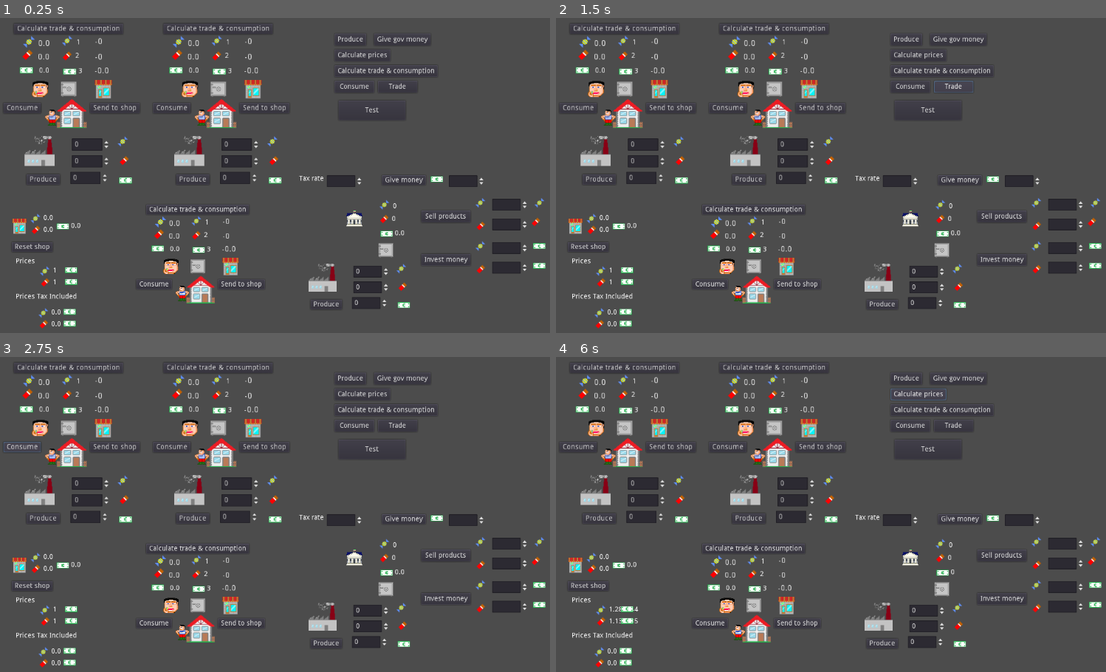
Above: before the commit, frames 1-4 (two rows, left to right).
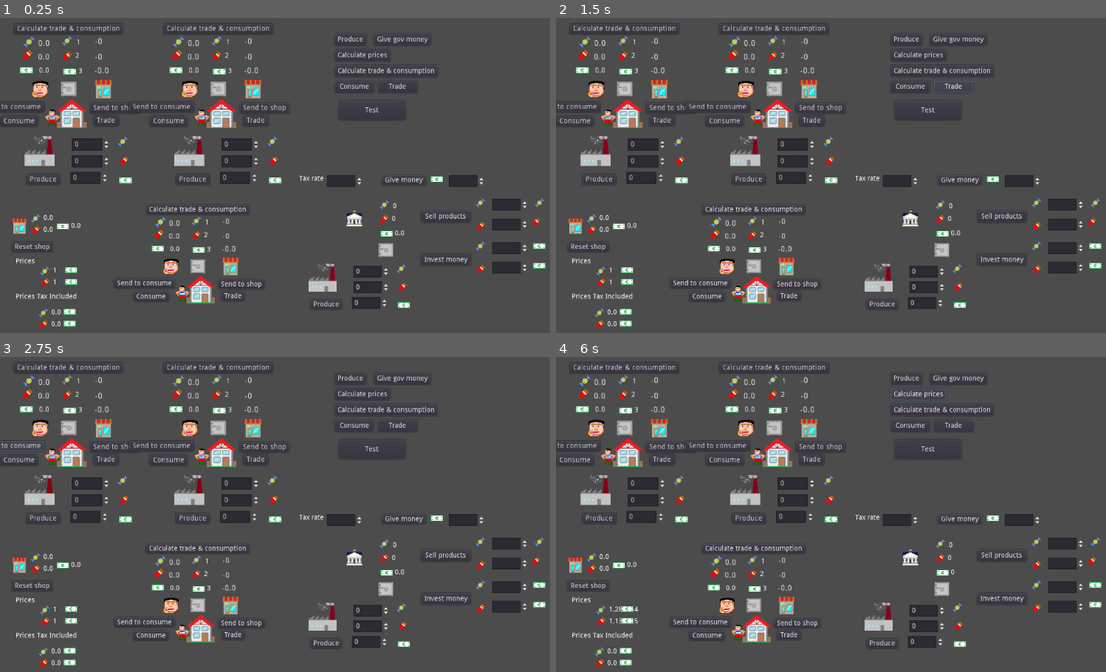
Above: after the commit, the same moments.

Repository: carlostgit/Fiat2
Game: Godot game, scene res://Fiat.tscn
The game is run twice, just before and just after one commit, with the same random seed, the same clock (stepped at 60 frames per second) and the same inputs.
Inputs (mouse positions are in pixels of both pictures, inside the frame that each line leads up to):
- Up to frame 1 (0.25 s): no input
- Up to frame 2 (1.5 s): click "Consume" at 0.5 s; click "Trade" at 1.25 s
- Up to frame 3 (2.75 s): click (11, 445) at 2 s, where only the run after the commit has a clickable "Send to consume"
- Up to frame 4 (6 s): click "Give money" at 2.75 s; click "Test" at 3.5 s; click "Produce" at 4.25 s; click "Give gov money" at 5 s; click "Calculate prices" at 5.75 s

The runs differ from the first frame. In frame 1, 0.5% of the frame differs, in the area x 0-49%, y 26-90%; in frame 2, 0.5%; in frame 3, 0.6%; in frame 4, 0.5%.

Commit message:
Sigo avanzando en el ejemplo

Diff:
--- a/Consumer.gd
+++ b/Consumer.gd
@@ -24,6 +24,15 @@
 #func _process(delta):
 #	pass
 
+func reset():
+	_to_be_consumed_dict["bill"]=0.0
+	_to_be_consumed_dict["candy"]=0.0
+	_to_be_consumed_dict["chocolate"]=0.0
+	_current_consumption_dict["bill"]=0.0
+	_current_consumption_dict["candy"]=0.0
+	_current_consumption_dict["chocolate"]=0.0
+
+
 func update_labels():
 	if _to_be_consumed_dict.has("bill"):
 		var amount:float = _to_be_consumed_dict["bill"]
@@ -44,6 +53,10 @@
 
 
 func _on_ConsumeButton_pressed():
+	reset()
+	update_labels()
+
+func _on_SendToConsumeButton_pressed():
 #	#De momento, se consume todo lo que se había calculado
 	#Pero tal vez habría que comprobar que hay suficientes productos
 	_current_consumption_dict = _to_be_consumed_dict
--- a/Fiat.tscn
+++ b/Fiat.tscn
@@ -394,27 +394,30 @@
 __meta__ = {
 "_edit_use_anchors_": false
 }
-[connection signal="consumption_of_person_updated_signal" from="." to="Producer2" method="_on_Fiat_consumption_of_person_updated_signal"]
 [connection signal="consumption_of_person_updated_signal" from="." to="Producer1" method="_on_Fiat_consumption_of_person_updated_signal"]
 [connection signal="consumption_of_person_updated_signal" from="." to="CivilServant" method="_on_Fiat_consumption_of_person_updated_signal"]
-[connection signal="initialize_owned_products_signal" from="." to="Producer2" method="_on_Fiat_initialize_owned_products_signal"]
+[connection signal="consumption_of_person_updated_signal" from="." to="Producer2" method="_on_Fiat_consumption_of_person_updated_signal"]
 [connection signal="initialize_owned_products_signal" from="." to="Producer1" method="_on_Fiat_initialize_owned_products_signal"]
 [connection signal="initialize_owned_products_signal" from="." to="CivilServant" method="_on_Fiat_initialize_owned_products_signal"]
-[connection signal="trade_of_person_updated_signal" from="." to="Producer2" method="_on_Fiat_trade_of_person_updated_signal"]
+[connection signal="initialize_owned_products_signal" from="." to="Producer2" method="_on_Fiat_initialize_owned_products_signal"]
 [connection signal="trade_of_person_updated_signal" from="." to="Producer1" method="_on_Fiat_trade_of_person_updated_signal"]
 [connection signal="trade_of_person_updated_signal" from="." to="CivilServant" method="_on_Fiat_trade_of_person_updated_signal"]
+[connection signal="trade_of_person_updated_signal" from="." to="Producer2" method="_on_Fiat_trade_of_person_updated_signal"]
 [connection signal="pressed" from="CalculatePrices" to="." method="_on_CalculatePrices_pressed"]
 [connection signal="person_owned_updated_signal" from="Producer1" to="." method="_on_Producer1_person_owned_updated_signal"]
 [connection signal="send_to_shop_from_traderperson" from="Producer1" to="Shop" method="_on_Producer1_send_to_shop_from_traderperson"]
 [connection signal="signal_trade_and_consumption_calc" from="Producer1" to="." method="_on_Producer1_signal_trade_and_consumption_calc"]
+[connection signal="trade_signal" from="Producer1" to="Shop" method="_on_Producer1_trade_signal"]
 [connection signal="person_owned_updated_signal" from="Producer2" to="." method="_on_Producer2_person_owned_updated_signal"]
 [connection signal="send_to_shop_from_traderperson" from="Producer2" to="Shop" method="_on_Producer2_send_to_shop_from_traderperson"]
 [connection signal="signal_trade_and_consumption_calc" from="Producer2" to="." method="_on_Producer2_signal_trade_and_consumption_calc"]
+[connection signal="trade_signal" from="Producer2" to="Shop" method="_on_Producer2_trade_signal"]
 [connection signal="person_owned_updated_signal" from="CivilServant" to="." method="_on_CivilServant_person_owned_updated_signal"]
 [connection signal="send_to_shop_from_traderperson" from="CivilServant" to="Shop" method="_on_CivilServant_send_to_shop_from_traderperson"]
 [connection signal="person_owned_updated_signal" from="CivilServant/TraderPerson" to="CivilServant" method="_on_TraderPerson_person_owned_updated_signal"]
 [connection signal="send_to_shop_from_traderperson" from="CivilServant/TraderPerson" to="CivilServant" method="_on_TraderPerson_send_to_shop_from_traderperson"]
 [connection signal="signal_trade_and_consumption_calc" from="CivilServant/TraderPerson" to="." method="_on_TraderPerson_signal_trade_and_consumption_calc"]
+[connection signal="trade_signal" from="CivilServant/TraderPerson" to="Shop" method="_on_TraderPerson_trade_signal"]
 [connection signal="pressed" from="Shop/ResetShopButton" to="Shop" method="_on_ResetShopButton_pressed"]
 [connection signal="signal_tax_rate_changed" from="Globals" to="CivilServant" method="_on_Globals_signal_tax_rate_changed"]
 [connection signal="send_money_to_civil_servant" from="Government" to="CivilServant" method="_on_Government_send_money_to_civil_servant"]
--- a/Owner.gd
+++ b/Owner.gd
@@ -108,3 +108,10 @@
 func _on_Consumer_send_products_to_consume_signal(to_be_consumed_dict):
 	_for_consumption_amounts = to_be_consumed_dict
 	update_labels()
+
+
+
+func _on_ConsumeButton_pressed():
+	_owned_amounts = Utils.calculate_combination_difference(_owned_amounts,_for_consumption_amounts)
+	_for_consumption_amounts.clear()
+	update_labels() #No hace falta
--- a/Producer.gd
+++ b/Producer.gd
@@ -10,6 +10,7 @@
 signal signal_trade_and_consumption_calc(node)
 signal person_owned_updated_signal(node_person, product_amount_dict)
 signal send_to_shop_from_traderperson(amountdict, traderperson)
+signal trade_signal(traderperson)
 
 # Called when the node enters the scene tree for the first time.
 func _ready():
@@ -61,3 +62,8 @@
 func _on_TraderPerson_send_to_shop_from_traderperson(amountdict, traderperson):
 	emit_signal("send_to_shop_from_traderperson",amountdict, traderperson)
 	pass # Replace with function body.
+
+
+func _on_TraderPerson_trade_signal(traderperson):
+	emit_signal("trade_signal",traderperson)
+	pass # Replace with function body.
--- a/Producer.tscn
+++ b/Producer.tscn
@@ -17,4 +17,5 @@
 [connection signal="person_owned_updated_signal" from="TraderPerson" to="." method="_on_TraderPerson_person_owned_updated_signal"]
 [connection signal="send_to_shop_from_traderperson" from="TraderPerson" to="." method="_on_TraderPerson_send_to_shop_from_traderperson"]
 [connection signal="signal_trade_and_consumption_calc" from="TraderPerson" to="." method="_on_TraderPerson_signal_trade_and_consumption_calc"]
+[connection signal="trade_signal" from="TraderPerson" to="." method="_on_TraderPerson_trade_signal"]
 [connection signal="produced_signal" from="Factory" to="." method="_on_Factory_produced_signal"]
--- a/Shop.gd
+++ b/Shop.gd
@@ -73,6 +73,13 @@
 	$Candies/CandiesInMarketLabel.set_text(str(sum_of_candy))
 	$Chocolate/ChocolatesInMarketLabel.set_text(str(sum_of_chocolate))
 
+func trade(traderperson:Node):
+	if (_traderperson_amounts.has(traderperson)):
+		_traderperson_amounts[traderperson]["bill"]=0.0
+		_traderperson_amounts[traderperson]["candy"]=0.0
+		_traderperson_amounts[traderperson]["chocolate"]=0.0
+	update_labels()
+
 func _on_Producer1_send_to_shop_from_traderperson(amountdict, traderperson):
 #	add_products(amountdict)
 	_traderperson_amounts[traderperson] = amountdict
@@ -87,3 +94,13 @@
 #	add_products(amountdict)
 	_traderperson_amounts[traderperson] = amountdict
 	update_labels()
+
+
+func _on_Producer1_trade_signal(traderperson):
+	trade(traderperson)
+
+func _on_Producer2_trade_signal(traderperson):
+	trade(traderperson)
+
+func _on_TraderPerson_trade_signal(traderperson):
+	trade(traderperson)
--- a/Trader.gd
+++ b/Trader.gd
@@ -24,39 +24,51 @@
 #func _process(delta):
 #	pass
 
+func update_labels():
+	if _amounts_dict.has("bill"):
+		var value:float = _amounts_dict["bill"]
+		$BillsInMarketLabel.set_text(str(value))
+	if _amounts_dict.has("candy"):
+		var value:float = _amounts_dict["candy"]
+		$CandiesInMarketLabel.set_text(str(value))
+	if _amounts_dict.has("chocolate"):
+		var value:float = _amounts_dict["chocolate"]
+		$ChocolatesInMarketLabel.set_text(str(value))
+
+
 func add_products(product_amount_dict:Dictionary):
-	if product_amount_dict.has("bill"):
-		var old_value:float = _amounts_dict["bill"]
-		var value_to_add:float = product_amount_dict["bill"]
-		var new_value:float = old_value+value_to_add
-		$BillsInMarketLabel.set_text(str(new_value))
-		_amounts_dict["bill"]=new_value
-	if product_amount_dict.has("candy"):
-		var old_value:float = _amounts_dict["candy"]
-		var value_to_add:float = product_amount_dict["candy"]
-		var new_value:float = old_value+value_to_add
-		$CandiesInMarketLabel.set_text(str(new_value))
-		_amounts_dict["candy"]=new_value
-	if product_amount_dict.has("chocolate"):
-		var old_value:float = _amounts_dict["chocolate"]
-		var value_to_add:float = product_amount_dict["chocolate"]
-		var new_value:float = old_value+value_to_add
-		$ChocolatesInMarketLabel.set_text(str(new_value))
-		_amounts_dict["chocolate"]=new_value
+	_amounts_dict = product_amount_dict
+	update_labels()
+#	if product_amount_dict.has("bill"):
+#		var old_value:float = _amounts_dict["bill"]
+#		var value_to_add:float = product_amount_dict["bill"]
+#		var new_value:float = old_value+value_to_add
+#		$BillsInMarketLabel.set_text(str(new_value))
+#		_amounts_dict["bill"]=new_value
+#	if product_amount_dict.has("candy"):
+#		var old_value:float = _amounts_dict["candy"]
+#		var value_to_add:float = product_amount_dict["candy"]
+#		var new_value:float = old_value+value_to_add
+#		$CandiesInMarketLabel.set_text(str(new_value))
+#		_amounts_dict["candy"]=new_value
+#	if product_amount_dict.has("chocolate"):
+#		var old_value:float = _amounts_dict["chocolate"]
+#		var value_to_add:float = product_amount_dict["chocolate"]
+#		var new_value:float = old_value+value_to_add
+#		$ChocolatesInMarketLabel.set_text(str(new_value))
+#		_amounts_dict["chocolate"]=new_value
 
 func set_products(product_amount_dict:Dictionary):
 	if product_amount_dict.has("bill"):
 		var value:float = product_amount_dict["bill"]
-		$BillsInMarketLabel.set_text(str(value))
 		_amounts_dict["bill"]=value
 	if product_amount_dict.has("candy"):
 		var value:float = product_amount_dict["candy"]
-		$CandiesInMarketLabel.set_text(str(value))
 		_amounts_dict["candy"]=value
 	if product_amount_dict.has("chocolate"):
 		var value:float = product_amount_dict["chocolate"]
-		$ChocolatesInMarketLabel.set_text(str(value))
 		_amounts_dict["chocolate"]=value
+	update_labels()
 
 func get_products()->Dictionary:
 #	var product_amount_dict:Dictionary = {}
@@ -69,3 +81,12 @@
 
 func _on_SendToShopButton_pressed():
 	emit_signal("send_to_shop_signal",_amounts_dict)
+
+
+
+
+func _on_TradeButton_pressed():
+	_amounts_dict["bill"]=0.0
+	_amounts_dict["candy"]=0.0
+	_amounts_dict["chocolate"]=0.0
+	update_labels()
--- a/TraderPerson.gd
+++ b/TraderPerson.gd
@@ -8,6 +8,7 @@
 signal signal_trade_and_consumption_calc(node)
 signal person_owned_updated_signal(node_person,product_amount_dict)
 signal send_to_shop_from_traderperson(amountdict,traderperson)
+signal trade_signal(traderperson)
 # Called when the node enters the scene tree for the first time.
 func _ready():
 	pass # Replace with function body.
@@ -64,3 +65,9 @@
 
 func _on_Trader_send_to_shop_signal(amountsdict):
 	emit_signal("send_to_shop_from_traderperson",amountsdict,self)
+
+
+
+func _on_TradeButton_pressed():
+	emit_signal("trade_signal", self)
+	pass # Replace with function body.
--- a/TraderPerson.tscn
+++ b/TraderPerson.tscn
@@ -119,9 +119,10 @@
 }
 
 [node name="ConsumeButton" type="Button" parent="."]
-margin_left = -131.0
-margin_top = -20.0
-margin_right = -59.0
+margin_left = -137.0
+margin_top = 5.0
+margin_right = -65.0
+margin_bottom = 25.0
 text = "Consume"
 __meta__ = {
 "_edit_use_anchors_": false
@@ -135,10 +136,34 @@
 __meta__ = {
 "_edit_use_anchors_": false
 }
+
+[node name="TradeButton" type="Button" parent="."]
+margin_left = 42.0
+margin_top = 4.0
+margin_right = 89.0
+margin_bottom = 24.0
+text = "Trade"
+__meta__ = {
+"_edit_use_anchors_": false
+}
+
+[node name="SendToConsumeButton" type="Button" parent="."]
+margin_left = -176.0
+margin_top = -22.0
+margin_right = -53.0
+margin_bottom = -2.0
+text = "Send to consume"
+__meta__ = {
+"_edit_use_anchors_": false
+}
 [connection signal="send_products_to_consume_signal" from="Consumer" to="Owner" method="_on_Consumer_send_products_to_consume_signal"]
+[connection signal="send_to_shop_signal" from="Trader" to="." method="_on_Trader_send_to_shop_signal"]
 [connection signal="send_to_shop_signal" from="Trader" to="Owner" method="_on_Trader_send_to_shop_signal"]
-[connection signal="send_to_shop_signal" from="Trader" to="." method="_on_Trader_send_to_shop_signal"]
 [connection signal="owner_products_updated_signal" from="Owner" to="." method="_on_Owner_owner_products_updated_signal"]
 [connection signal="pressed" from="CalcTradeAndConsumptionButton" to="." method="_on_CalcTradeAndConsumptionButton_pressed"]
 [connection signal="pressed" from="ConsumeButton" to="Consumer" method="_on_ConsumeButton_pressed"]
+[connection signal="pressed" from="ConsumeButton" to="Owner" method="_on_ConsumeButton_pressed"]
 [connection signal="pressed" from="SendToShopButton" to="Trader" method="_on_SendToShopButton_pressed"]
+[connection signal="pressed" from="TradeButton" to="." method="_on_TradeButton_pressed"]
+[connection signal="pressed" from="TradeButton" to="Trader" method="_on_TradeButton_pressed"]
+[connection signal="pressed" from="SendToConsumeButton" to="Consumer" method="_on_SendToConsumeButton_pressed"]
